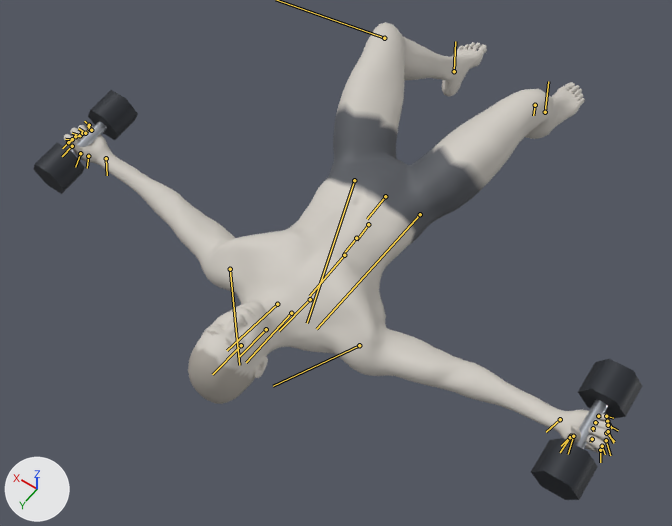
The glTF model exports/dumbbell-floor-fly.glb as it was, and as the next commit left it.
The view is the same before and after, from a 50 mm lens placed at (-0.929, 1.553, 2.161), pointed at (0.023, 0.221, 0.068). The lights are fixed; the arrows at lower left show +X, +Y and +Z. The picture after the commit comes second. Both versions are drawn at frame 65 of the action 'dumbbell-floor-fly'; the numbers are the values there. The bones that change, and the others that lie on the model, are drawn over the model as lines.
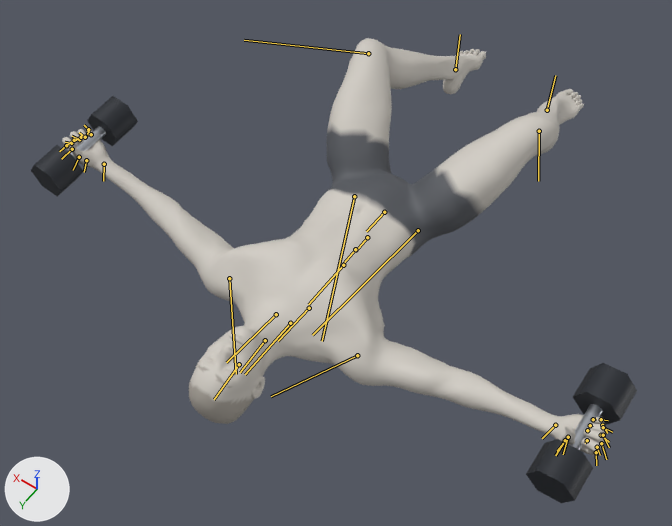
ob_dbl_right is not drawn itself; it is the parent of ob_mesh_1, ob_mesh_2, ob_mesh_3.
ob_dbr_right is not drawn itself; it is the parent of ob_mesh_4, ob_mesh_5, ob_mesh_6.

Diff of the bpy script that builds the scene:
```diff
--- a/exports/dumbbell-floor-fly.glb.py
+++ b/exports/dumbbell-floor-fly.glb.py
@@ bone_pelvis @@
 bone_pelvis = bpy.data.objects['Body'].pose.bones['pelvis']  # child of 'Root'
-bone_pelvis.location = (-0.011, -0.806, 0.0)
-bone_pelvis.rotation_quaternion = (0.666, 0.0, 0.0, 0.746)  # degrees (0, 0, 96)
+bone_pelvis.location = (-0.01, -0.874, 0.0)
+bone_pelvis.rotation_quaternion = (0.717, 0.0, 0.0, 0.697)  # degrees (0, 0, 88)
@@ bone_spine_02 @@
 bone_spine_02 = bpy.data.objects['Body'].pose.bones['spine_02']  # child of 'spine_01'
-bone_spine_02.rotation_quaternion = (0.999, 0.0, 0.0, -0.037)  # degrees (0, 0, -4)
+bone_spine_02.rotation_quaternion = (1.0, 0.0, 0.0, -0.01)  # degrees (0, 0, -1)
@@ bone_spine_03 @@
 bone_spine_03 = bpy.data.objects['Body'].pose.bones['spine_03']  # child of 'spine_02'
-bone_spine_03.rotation_quaternion = (0.999, 0.0, 0.0, -0.037)  # degrees (0, 0, -4)
+bone_spine_03.rotation_quaternion = (1.0, 0.0, 0.0, -0.01)  # degrees (0, 0, -1)
@@ bone_spine_04 @@
 bone_spine_04 = bpy.data.objects['Body'].pose.bones['spine_04']  # child of 'spine_03'
-bone_spine_04.rotation_quaternion = (0.997, 0.0, 0.0, -0.072)  # degrees (0, 0, -8)
+bone_spine_04.rotation_quaternion = (0.999, 0.0, 0.0, -0.034)  # degrees (0, 0, -4)
@@ bone_upperarm_l @@
 bone_upperarm_l = bpy.data.objects['Body'].pose.bones['upperarm_l']  # child of 'clavicle_l'
-bone_upperarm_l.rotation_quaternion = (0.869, 0.243, 0.179, 0.391)  # degrees (35, 7, 51)
+bone_upperarm_l.rotation_quaternion = (0.892, 0.261, 0.128, 0.345)  # degrees (34, 3, 43)
@@ bone_upperarm_r @@
 bone_upperarm_r = bpy.data.objects['Body'].pose.bones['upperarm_r']  # child of 'clavicle_r'
-bone_upperarm_r.rotation_quaternion = (0.869, -0.243, -0.179, 0.391)  # degrees (-35, -7, 51)
+bone_upperarm_r.rotation_quaternion = (0.892, -0.261, -0.128, 0.345)  # degrees (-34, -3, 43)
@@ bone_neck_01 @@
 bone_neck_01 = bpy.data.objects['Body'].pose.bones['neck_01']  # child of 'spine_04'
-bone_neck_01.rotation_quaternion = (1.0, 0.0, 0.0, 0.005)  # degrees (0, 0, 1)
+bone_neck_01.rotation_quaternion = (0.993, 0.0, 0.0, 0.119)  # degrees (0, 0, 14)
@@ bone_head @@
 bone_head = bpy.data.objects['Body'].pose.bones['head']  # child of 'neck_01'
-bone_head.rotation_quaternion = (1.0, 0.0, 0.0, 0.007)  # degrees (0, 0, 1)
+bone_head.rotation_quaternion = (0.999, 0.0, 0.0, 0.051)  # degrees (0, 0, 6)
@@ bone_thigh_l @@
 bone_thigh_l = bpy.data.objects['Body'].pose.bones['thigh_l']  # child of 'pelvis'
-bone_thigh_l.rotation_quaternion = (0.966, 0.086, 0.122, 0.211)  # degrees (13, 12, 26)
+bone_thigh_l.rotation_quaternion = (0.916, 0.084, 0.221, 0.325)  # degrees (19, 21, 42)
@@ bone_calf_l @@
 bone_calf_l = bpy.data.objects['Body'].pose.bones['calf_l']  # child of 'thigh_l'
-bone_calf_l.rotation_quaternion = (0.791, -0.031, 0.077, -0.606)  # degrees (-8, 5, -75)
+bone_calf_l.rotation_quaternion = (0.799, -0.014, 0.064, -0.598)  # degrees (-6, 5, -74)
@@ bone_foot_l @@
 bone_foot_l = bpy.data.objects['Body'].pose.bones['foot_l']  # child of 'calf_l'
-bone_foot_l.rotation_quaternion = (0.925, 0.215, -0.076, -0.303)  # degrees (26, -1, -36)
+bone_foot_l.rotation_quaternion = (0.855, 0.29, -0.086, -0.422)  # degrees (35, 6, -51)
@@ bone_thigh_r @@
 bone_thigh_r = bpy.data.objects['Body'].pose.bones['thigh_r']  # child of 'pelvis'
-bone_thigh_r.rotation_quaternion = (0.966, -0.086, -0.122, 0.211)  # degrees (-13, -12, 26)
+bone_thigh_r.rotation_quaternion = (0.916, -0.084, -0.221, 0.325)  # degrees (-19, -21, 42)
@@ bone_calf_r @@
 bone_calf_r = bpy.data.objects['Body'].pose.bones['calf_r']  # child of 'thigh_r'
-bone_calf_r.rotation_quaternion = (0.791, 0.031, -0.077, -0.606)  # degrees (8, -5, -75)
+bone_calf_r.rotation_quaternion = (0.799, 0.014, -0.064, -0.598)  # degrees (6, -5, -74)
@@ bone_foot_r @@
 bone_foot_r = bpy.data.objects['Body'].pose.bones['foot_r']  # child of 'calf_r'
-bone_foot_r.rotation_quaternion = (0.925, -0.215, 0.076, -0.303)  # degrees (-26, 1, -36)
+bone_foot_r.rotation_quaternion = (0.855, -0.29, 0.086, -0.422)  # degrees (-35, -6, -51)
```

Pixel boxes (x1, y1, x2, y2) of what changed, in the pictures (672 x 526 px):
'Mesh_0', posed: before (63, 23, 610, 453); after (62, 38, 606, 456)
'Mesh_5', posed: before (531, 438, 598, 500); after (526, 439, 593, 503)
'Mesh_6', posed: before (578, 359, 642, 419); after (573, 363, 637, 425)
'Mesh_3', posed: before (88, 90, 138, 140); after (87, 96, 138, 146)
'Mesh_2', posed: before (34, 143, 85, 194); after (31, 145, 83, 196)
'Mesh_4', posed: before (573, 400, 608, 449); after (571, 404, 603, 450)
'Mesh_1', posed: before (70, 121, 107, 158); after (69, 126, 106, 161)
bone 'pelvis', root to tip: before (385, 196) to (367, 219); after (384, 212) to (366, 231)
bone 'spine_02', root to tip: before (356, 238) to (344, 253); after (355, 249) to (343, 263)
bone 'spine_03', root to tip: before (344, 255) to (309, 296); after (343, 265) to (308, 304)
bone 'spine_04', root to tip: before (310, 299) to (279, 331); after (309, 308) to (278, 341)
bone 'upperarm_l', root to tip: before (230, 269) to (239, 365); after (229, 278) to (236, 374)
bone 'upperarm_r', root to tip: before (359, 345) to (273, 386); after (357, 355) to (271, 396)
bone 'neck_01', root to tip: before (266, 329) to (239, 356); after (265, 340) to (240, 372)
bone 'head', root to tip: before (241, 345) to (212, 374); after (239, 364) to (214, 399)
bone 'thigh_l', root to tip: before (354, 180) to (307, 323); after (354, 196) to (322, 341)
bone 'foot_l', root to tip: before (454, 71) to (455, 41); after (455, 69) to (460, 34)
bone 'thigh_r', root to tip: before (420, 214) to (316, 329); after (418, 230) to (312, 335)
bone 'calf_r', root to tip: before (535, 105) to (533, 115); after (539, 131) to (538, 181)
bone 'foot_r', root to tip: before (545, 112) to (548, 81); after (547, 110) to (555, 75)
